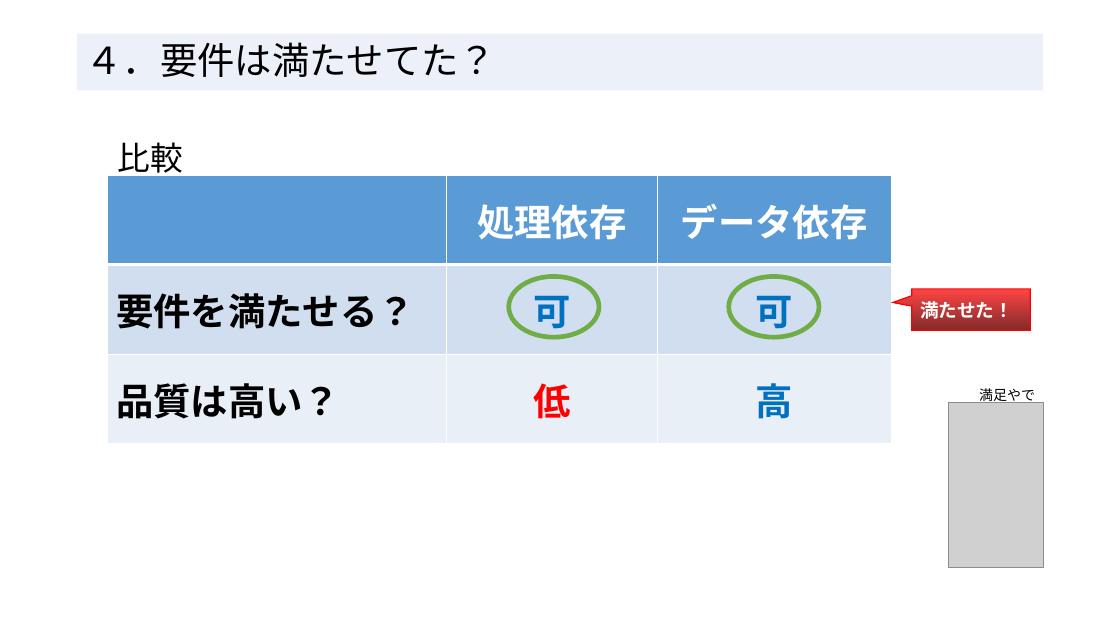
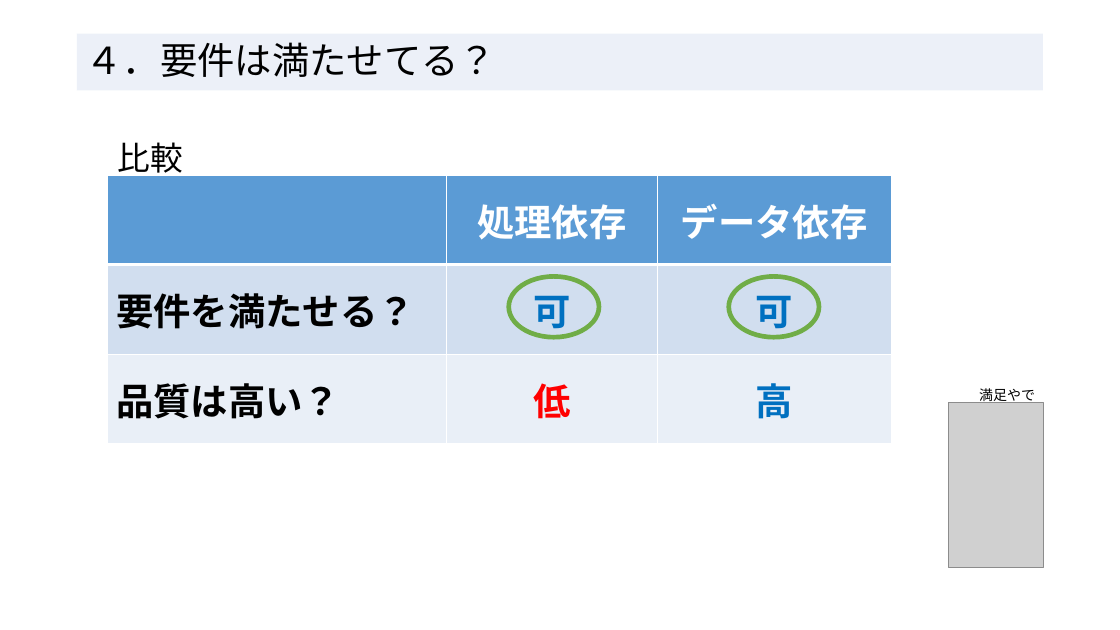
Before and after one commit to RyotoKuroki/QualityDependsOnDataApplication, a slide deck: slide 6 of 処理依存よりデータ依存_エンジニアの輪20250215.pptx. Drawn at 1120x630 pixels with LibreOffice and Linux fonts; fonts in the diff are those of the drawing; grey boxes stand for pictures. Boxes give left, top, right and bottom in pixels: in the first picture for what was removed or moved away, otherwise in the second. Text is boxed around its words. In the diff, an @@ line names an element or a change of style, - is before the commit and + after.

```diff
--- a/処理依存よりデータ依存_エンジニアの輪20250215.pptx
+++ b/処理依存よりデータ依存_エンジニアの輪20250215.pptx
@@ title at (x1=85, y1=42, x2=496, y2=77): text changed @@
-４．要件は満たせてた？
+４．要件は満たせてる？
@@ speech box removed at (x1=912, y1=289, x2=1030, y2=330) @@
-満たせた！
```
Also in this commit, not shown: 7 other slides changed, 1 slide added.
